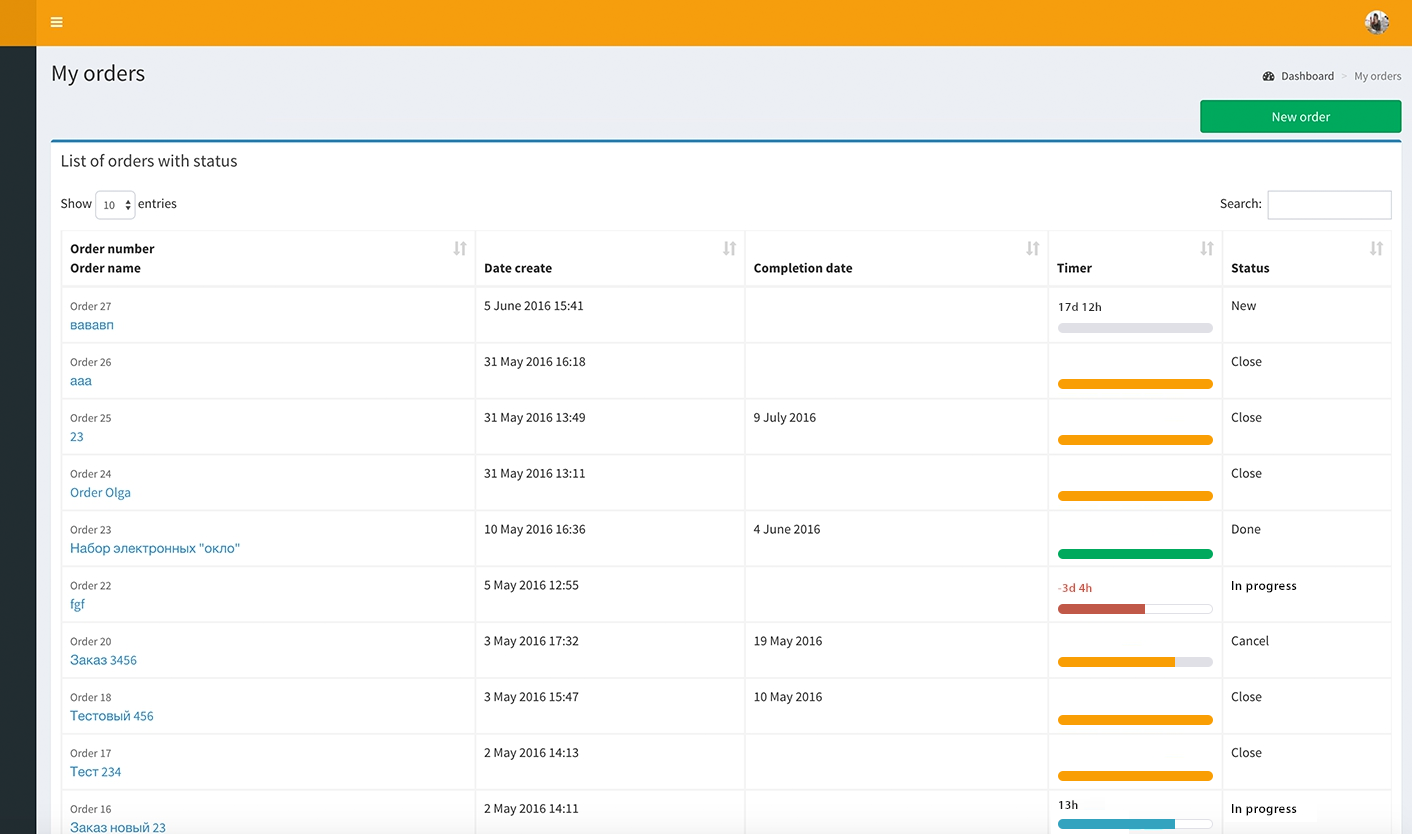
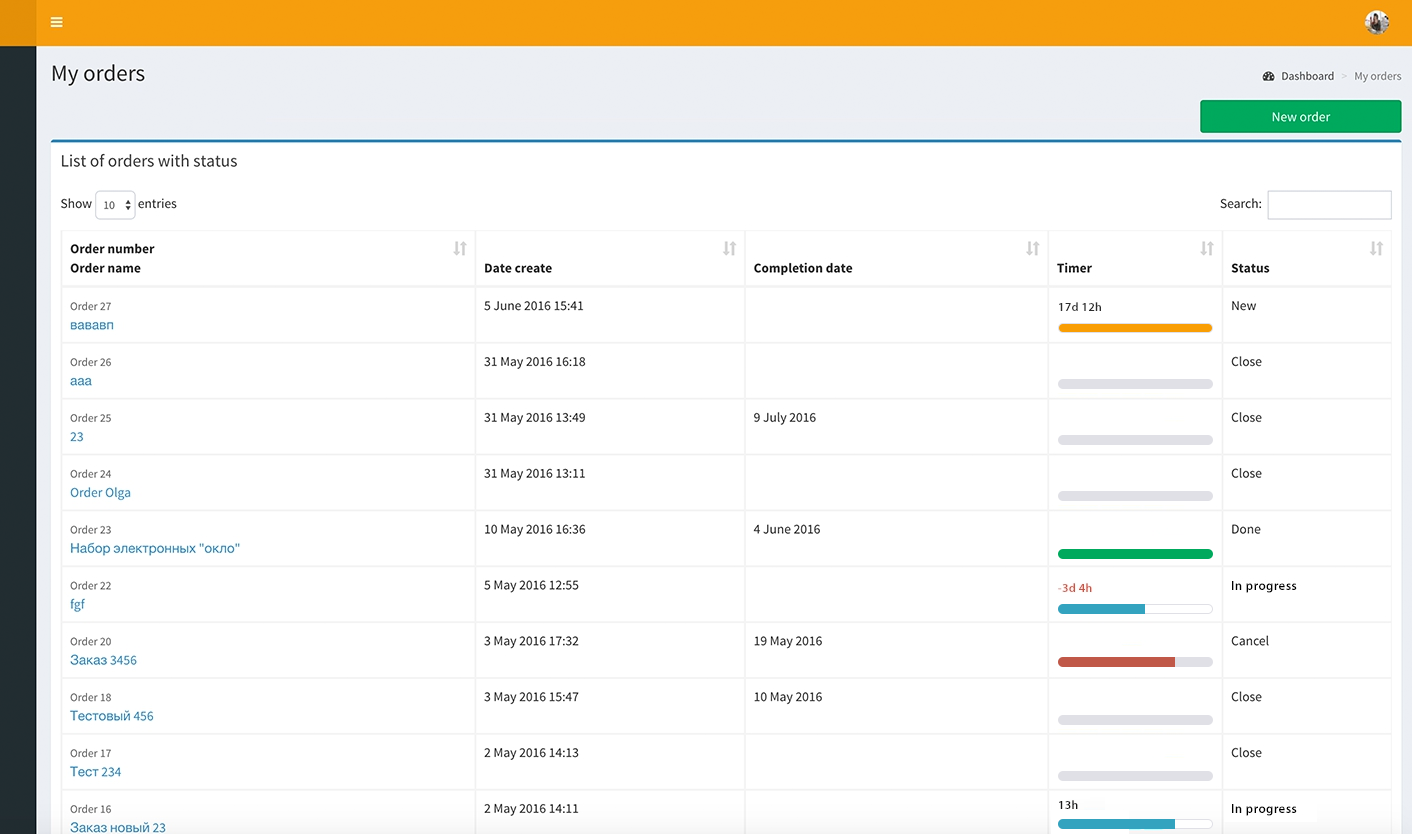
Layered file, before and after one edit (1412 × 834). Changes by layer:
painted on "Rounded Rectangle 1 copy 7" (1st of 2) over [1058,657,1175,667]
painted on "Rounded Rectangle 1 copy 6" over [1058,604,1145,614]
painted on "Rounded Rectangle 1 copy 8" (1st of 2) over [1058,771,1213,781]
painted on "Rounded Rectangle 1 copy 8" (2nd of 2) over [1058,715,1213,725]
painted on "Rounded Rectangle 1 copy 3" over [1058,491,1213,501]
painted on "Rounded Rectangle 1 copy 2" over [1058,435,1213,445]
painted on "Rounded Rectangle 1 copy" over [1058,379,1213,389]
painted on "Rounded Rectangle 1" over [1059,324,1212,332]
